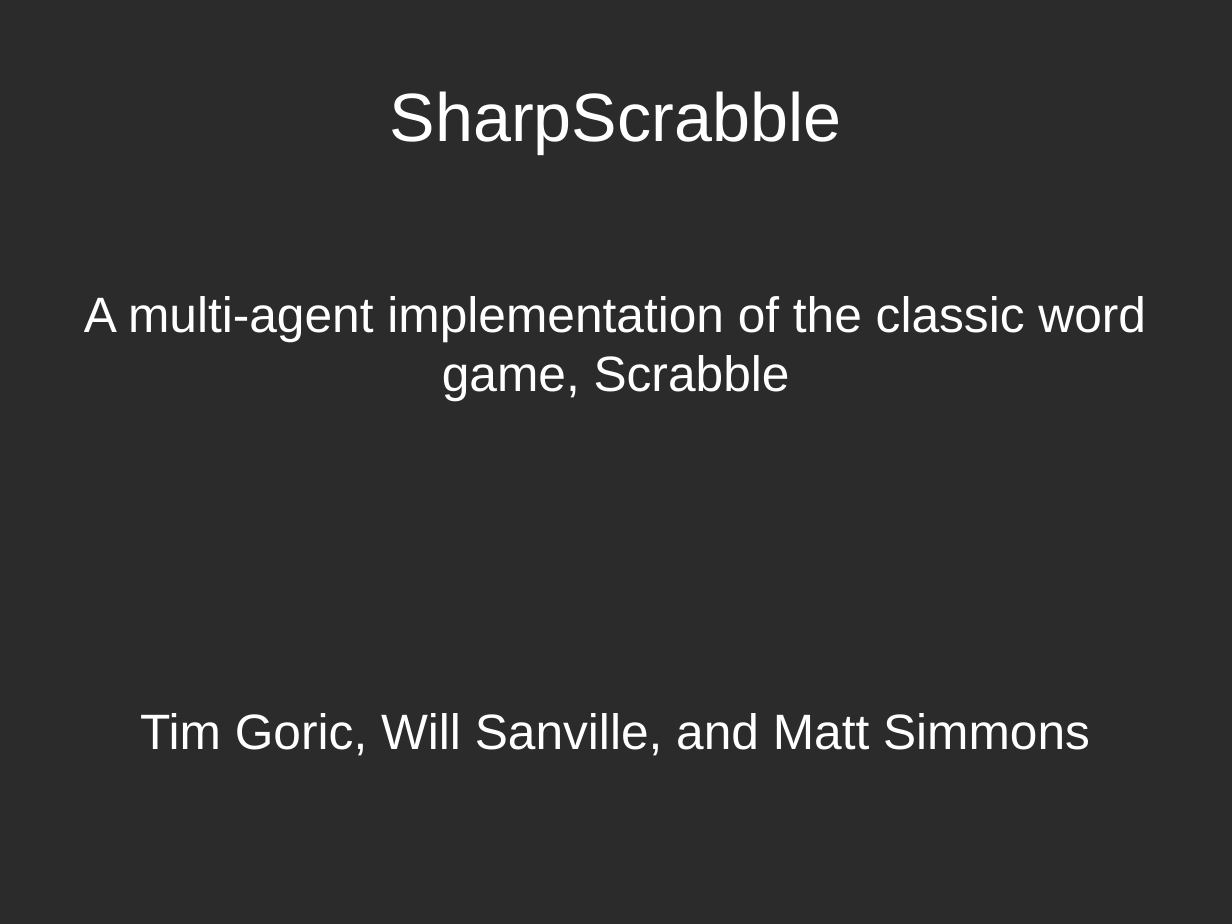
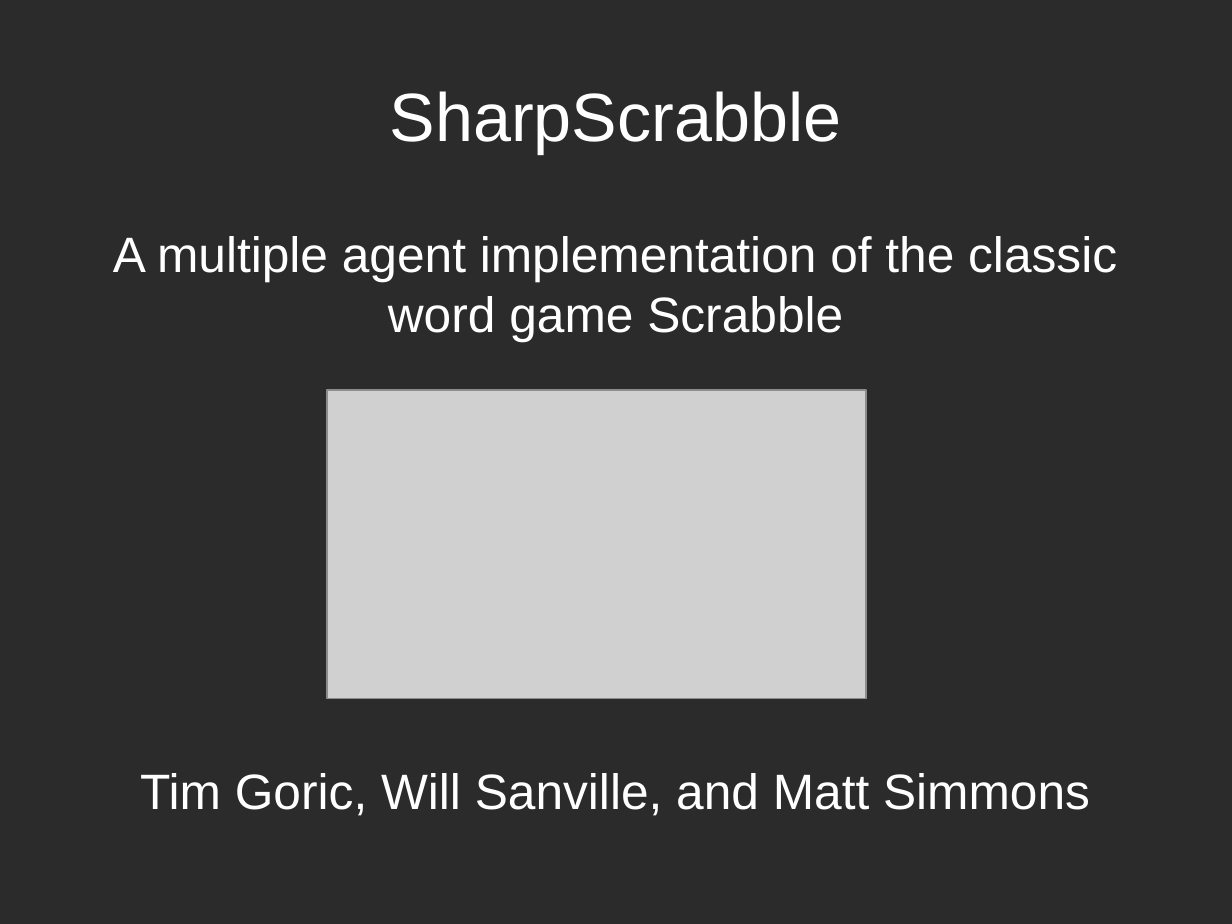
Before and after one commit to serenserifoglu/sharpscrabble, a slide deck: slide 1 of docs/SharpScrabble.odp. Drawn at 1232x924 pixels with LibreOffice and Linux fonts; fonts in the diff are those of the drawing; grey boxes stand for pictures; background and template pictures are left out; a plain dark background stands for a picture behind light text. Boxes give left, top, right and bottom in pixels: in the first picture for what was removed or moved away, otherwise in the second. Text is boxed around its words. In the diff, an @@ line names an element or a change of style, - is before the commit and + after.

```diff
--- a/docs/SharpScrabble.odp
+++ b/docs/SharpScrabble.odp
@@ subtitle at [113,236,1117,341]: text changed @@
-A multi-agent implementation of the classic word game, Scrabble
+A multiple agent implementation of the classic word game Scrabble
@@ picture added at [328,390,866,699] @@
```
Also in this commit, not shown: 1 other slide changed.
